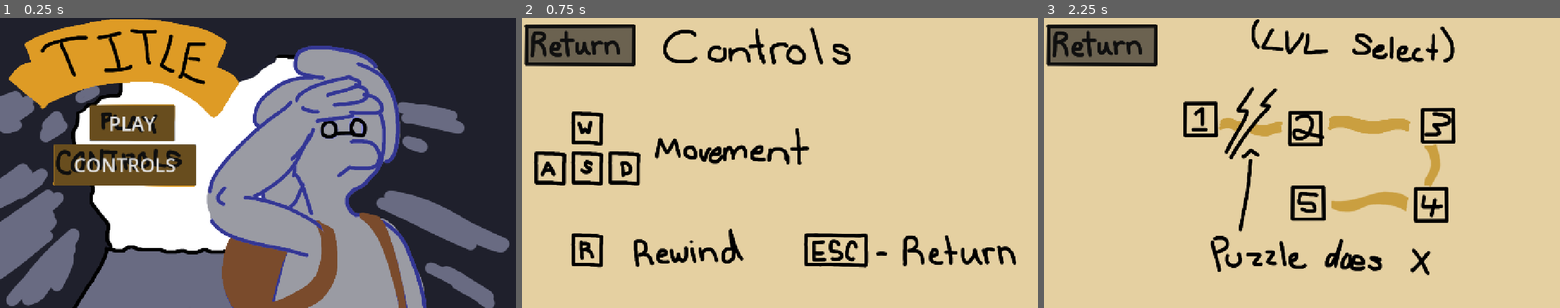
Above: before the commit, frames 1-3 (left to right).
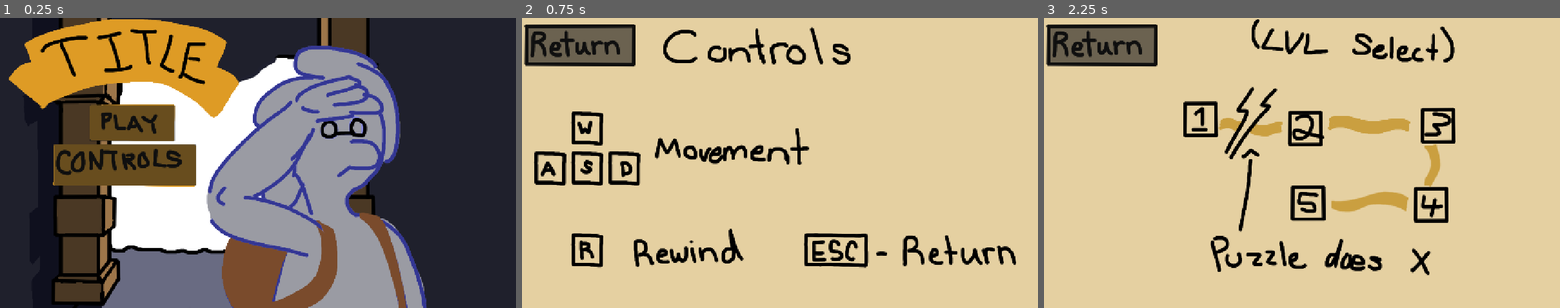
Above: after the commit, the same moments.

Repository: HunterJohnsonW/GodotJam99
Game: Godot game, scene res://menus/menu_scenes/main_menu.tscn
The game is run twice, just before and just after one commit, with the same random seed, the same clock (stepped at 60 frames per second) and the same inputs. This scene is started directly instead of the project's main scene.
Inputs (mouse positions are in pixels of both pictures, inside the frame that each line leads up to):
- Up to frame 1 (0.25 s): no input
- Up to frame 2 (0.75 s): click (645, 165) at 0.5 s
- Up to frame 3 (2.25 s): click (1100, 47) at 1.25 s; click (1178, 122) at 2 s

The runs differ from the first frame. In frame 1, 18% of the frame differs, in the area x 0-99%, y 0-100%; in frame 2, nothing differs; in frame 3, nothing differs.

Commit message:
menus

Diff:
--- a/entities/player/player.gd
+++ b/entities/player/player.gd
@@ -6,6 +6,6 @@
 var inputs = {"up": Vector2.UP, "down": Vector2.DOWN, "left": Vector2.LEFT, "right": Vector2.RIGHT}
 
 func _unhandled_input(event: InputEvent) -> void:
-    for dir in inputs.keys():
-        if event.is_action_pressed(dir):
-            position += inputs[dir] * tile_size
+	for dir in inputs.keys():
+		if event.is_action_pressed(dir):
+			position += inputs[dir] * tile_size
--- a/menus/menu_scenes/controls.gd
+++ b/menus/menu_scenes/controls.gd
@@ -1,8 +1,8 @@
 extends Control
 
 func _unhandled_input(event: InputEvent) -> void:
-    if event.is_action_pressed("escape"):
-        get_tree().change_scene_to_file("res://menus/menu_scenes/main_menu.tscn")
+	if event.is_action_pressed("escape"):
+		get_tree().change_scene_to_file("res://menus/menu_scenes/main_menu.tscn")
 
 func _on_return_pressed() -> void:
-    get_tree().change_scene_to_file("res://menus/menu_scenes/main_menu.tscn")
+	get_tree().change_scene_to_file("res://menus/menu_scenes/main_menu.tscn")
--- a/menus/menu_scenes/level_select.gd
+++ b/menus/menu_scenes/level_select.gd
@@ -1,23 +1,23 @@
 extends Control
 
 func _unhandled_input(event: InputEvent) -> void:
-    if event.is_action_pressed("escape"):
-        get_tree().change_scene_to_file("res://menus/menu_scenes/main_menu.tscn")
+	if event.is_action_pressed("escape"):
+		get_tree().change_scene_to_file("res://menus/menu_scenes/main_menu.tscn")
 
 func _on_return_pressed() -> void:
-    get_tree().change_scene_to_file("res://menus/menu_scenes/main_menu.tscn")
+	get_tree().change_scene_to_file("res://menus/menu_scenes/main_menu.tscn")
 
 func _on_level_1_pressed() -> void:
-    pass # Replace with function body.
+	pass # Replace with function body.
 
 func _on_level_2_pressed() -> void:
-    pass # Replace with function body.
+	pass # Replace with function body.
 
 func _on_level_3_pressed() -> void:
-    pass # Replace with function body.
+	pass # Replace with function body.
 
 func _on_level_4_pressed() -> void:
-    pass # Replace with function body.
+	pass # Replace with function body.
 
 func _on_level_5_pressed() -> void:
-    pass # Replace with function body.
+	pass # Replace with function body.
--- a/menus/menu_scenes/main_menu.gd
+++ b/menus/menu_scenes/main_menu.gd
@@ -1,7 +1,7 @@
 extends Control
 
 func _on_play_pressed() -> void:
-    get_tree().change_scene_to_file("res://menus/menu_scenes/level_select.tscn")
+	get_tree().change_scene_to_file("res://menus/menu_scenes/level_select.tscn")
 
 func _on_controls_pressed() -> void:
-    get_tree().change_scene_to_file("res://menus/menu_scenes/controls.tscn")
+	get_tree().change_scene_to_file("res://menus/menu_scenes/controls.tscn")
--- a/menus/menu_scenes/main_menu.tscn
+++ b/menus/menu_scenes/main_menu.tscn
@@ -38,7 +38,6 @@
 offset_right = 0.07998657
 offset_bottom = 0.27996826
 theme_override_font_sizes/font_size = 48
-text = "PLAY"
 
 [node name="Controls" type="Button" parent="ButtonControl" unique_id=1460308418]
 layout_mode = 1
@@ -52,7 +51,6 @@
 offset_right = -0.040039063
 offset_bottom = -0.16000366
 theme_override_font_sizes/font_size = 48
-text = "CONTROLS"
 
 [connection signal="pressed" from="ButtonControl/Play" to="." method="_on_play_pressed"]
 [connection signal="pressed" from="ButtonControl/Controls" to="." method="_on_controls_pressed"]
Binary file added: entities/player/titleimage.png
Not shown, added: entities/player/titleimage.png.import
Binary file changed: menus/assets/titleimage.png
